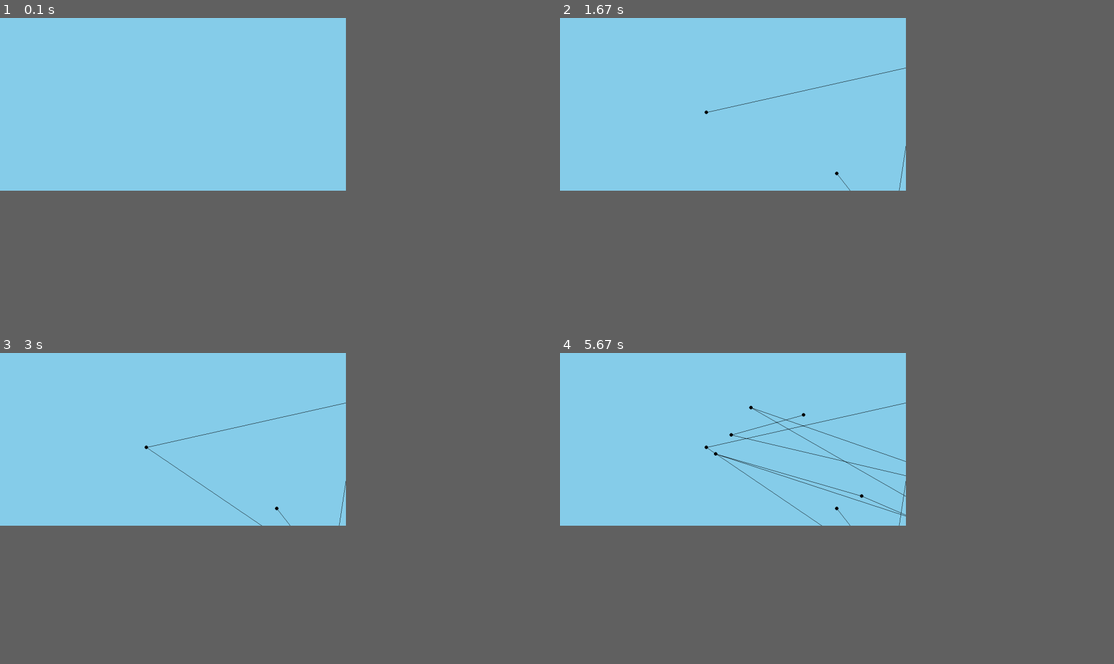
Above: before the commit, frames 1-4 (two rows, left to right).
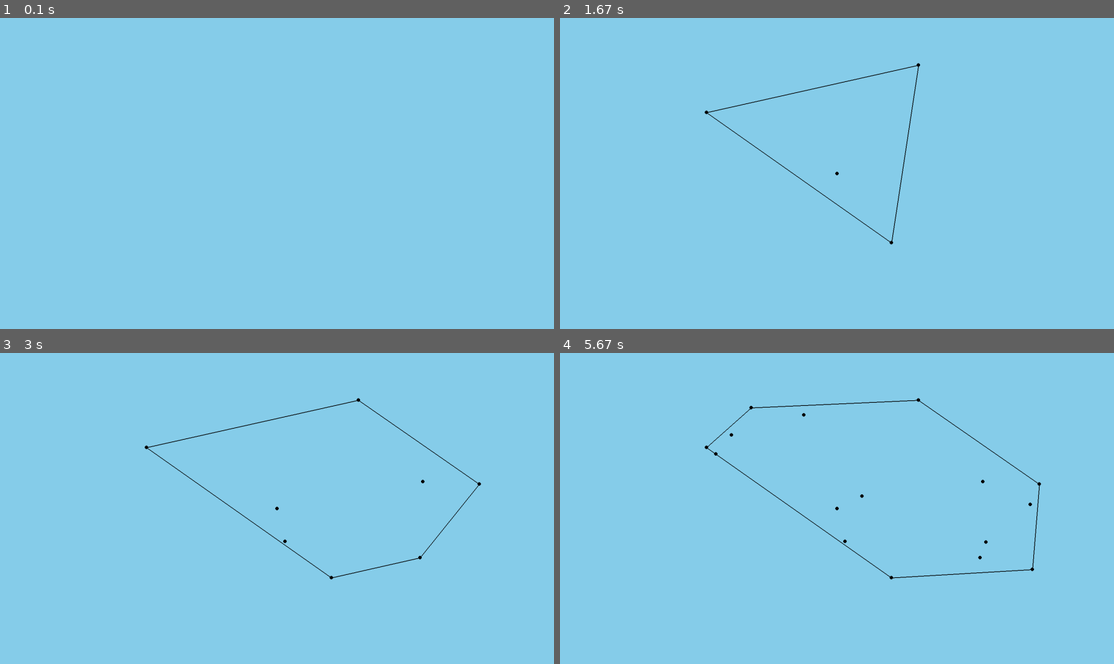
Above: after the commit, the same moments.

Repository: gferdinand94/simulations-with-pygame
Game: pygame game, started from Convex_Hull.py
Same seed, same stepped clock (60 frames per second), same inputs: the game is played once before the commit and once after it.
Inputs (mouse positions are in pixels of both pictures, inside the frame that each line leads up to):
- Up to frame 1 (0.1 s): no input
- Up to frame 2 (1.67 s): click (837, 173) at 0.38 s; click (892, 241) at 0.72 s; click (920, 64) at 1.05 s; click (704, 111) at 1.38 s
- Up to frame 3 (3 s): click (282, 539) at 1.72 s; click (421, 558) at 2.05 s; click (421, 480) at 2.38 s; click (476, 483) at 2.72 s
- Up to frame 4 (5.67 s): click (1030, 570) at 3.05 s; click (859, 496) at 3.38 s; click (715, 452) at 3.72 s; click (986, 542) at 4.05 s; click (748, 405) at 4.38 s; click (1030, 505) at 4.72 s; click (731, 433) at 5.05 s; click (803, 415) at 5.38 s
The window is 562x281 before the commit and 900x506 after it. Grey fills any space a smaller window leaves; there, only what the larger window draws over its background counts as a difference.

The runs differ from the first frame. In frame 1, only the window size differs. In frame 2, 0.4% of the frame differs, in the area x 26-65%, y 14-73%; in frame 3, 0.6%; in frame 4, 1.3%, in the area x 26-87%, y 14-73%.

Commit message:
Add files via upload

Diff:
--- a/Convex_Hull.py
+++ b/Convex_Hull.py
@@ -3,7 +3,7 @@
 from sys import exit
 
 pygame.init()
-screen = pygame.display.set_mode((1000,500))
+screen = pygame.display.set_mode((1600,900))
 pygame.display.set_caption('Convex Hull Implementation')
 clock = pygame.time.Clock()
 
@@ -41,14 +41,14 @@
         self.line_position_end.y = y
 
     def place_line(self):
-        pygame.draw.line(screen, 'black', self.line_position_start, self.line_position_end)
+        pygame.draw.line(screen, 'black', self.line_position_start, self.line_position_end, 2)
 
 def counterclockwise(p1, p2, p3):
     return ((p2[0]-p1[0]) * (p3[1]-p1[1])) - ((p2[1]-p1[1]) * (p3[0]-p1[0]))
 
-# def sort_points_by_angle()
+def flip(y):
+        return int(screen.get_height() - y)
 
-mouse_pressed = False
 circles = []
 circle_positions = []
 lines = []
@@ -63,6 +63,8 @@
     slopes = []
     slopes_dict = dict()
     points_sorted_by_angle = []
+    stack = []
+    stack_draw = []
 
     # placed_circle = False
     screen.fill('sky blue')
@@ -74,6 +76,8 @@
 
         elif event.type == pygame.MOUSEBUTTONDOWN:
 
+            lines = []
+
             # When clicking, add a Circle object
             circles.append(Circle())
 
@@ -82,7 +86,6 @@
 
             # Add circle positions in adjusted coordinates
             circle_positions.append(circles[-1].flip_y_coord())
-            # circle_positions.append((int(circles[-1].circle_position.x), int(circles[-1].circle_position.y)))
 
             # Keep track of circle positions
             circle_pos_dict[clicks] = circle_positions[clicks]
@@ -98,48 +101,86 @@
             counter = 0
             for angle in circle_positions:
                 if angle != first_point:
-                    slope = round((angle[1] - first_point[1]) / (angle[0] - first_point[0]), 2)
-                    slopes.append(slope)
-                    slopes_dict[slope] = counter
+
+                    rise = angle[1] - first_point[1]
+                    run = angle[0] - first_point[0]
+
+                    if run == 0:
+                        slopes.append(90)
+                        slopes_dict[90] = counter
+
+                    else:
+                        slope = rise / run
+                        slope = round(math.atan(slope) * 180/math.pi, 2)
+                        if slope < 0:
+                            slope = round(slope + 180, 2)
+
+                        slopes.append(slope)
+                        slopes_dict[slope] = counter
+
                 elif angle == first_point:
                     slopes.append(0)
                     slopes_dict[0] = counter
 
                 counter += 1
 
+            # Sort angles
             slopes_sorted = sorted(slopes)
 
+            # Sort points by ascending angle
             for i in slopes_sorted:
                 index = slopes_dict[i]
                 points_sorted_by_angle.append(circle_pos_dict[index])
 
+            # Convex hull algorithm (Graham scan)
+            for p in points_sorted_by_angle:
+                while len(stack) > 1 and counterclockwise(stack[-2], stack[-1], p) <= 0:
+                    stack = stack[:-1]
+                    stack_draw = stack_draw[:-1]
+                    lines = lines[:-1]
+                stack.append(p)
+                stack_draw.append(Circle())
+                stack_draw[-1].circle_pos(p[0], p[1])
+                stack_draw[-1].flip_y_coord()
+                lines.append(Line())
+
+            # ##################
             # For testing
-            print(circle_positions)
-            print(circle_pos_dict)
-            print(first_point)
-            print(slopes)
-            print(slopes_dict)
-            print(slopes_sorted)
-            print(points_sorted_by_angle)
+            # ##################
 
-            lines.append(Line())
-            num_lines = len(lines)
-            if num_lines == 1:
-                lines[0].line_pos_start(pygame.mouse.get_pos()[0], pygame.mouse.get_pos()[1])
-            elif num_lines > 1:
-                lines[-2].line_pos_end(pygame.mouse.get_pos()[0], pygame.mouse.get_pos()[1])
-                lines[-1].line_pos_start(pygame.mouse.get_pos()[0], pygame.mouse.get_pos()[1])
+            # print(circle_positions)
+            # print(circle_pos_dict)
+            # print(first_point)
+            # print(slopes)
+            # print(slopes_dict)
+            # print(slopes_sorted)
+            # print(points_sorted_by_angle)
+            # print(stack)
+
+            # Draw a single line if only two points
+            if len(lines) == 2:
+                lines[0].line_pos_start(stack[0][0], flip(stack[0][1]))
+                lines[0].line_pos_end(stack[1][0], flip(stack[1][1]))
+
+            # Connect and draw full convex hull (connect last point back to first point)
+            if len(lines) > 2:
+                for line in range(2, len(lines)):
+                    lines[line-2].line_pos_start(stack[line-2][0], flip(stack[line-2][1]))
+                    lines[line-2].line_pos_end(stack[line-1][0], flip(stack[line-1][1]))
+                    lines[line-1].line_pos_start(stack[line-1][0], flip(stack[line-1][1]))
+                    lines[line-1].line_pos_end(stack[line][0], flip(stack[line][1]))
+                    lines[line].line_pos_start(stack[line][0], flip(stack[line][1]))
+                    lines[line].line_pos_end(stack[0][0], flip(stack[0][1]))
 
             # Increment clicks
             clicks += 1
 
+    # Displaying points and lines
     for count in range(len(circles)):
-        if count < len(circles) - 1:
-            circles[count].place_circle()
-            lines[count].place_line()
+        circles[count].place_circle()
 
-        else:
-            circles[count].place_circle()
+    for count in range(len(lines)):
+        lines[count].place_line()
 
     pygame.display.update()
     clock.tick(60)
